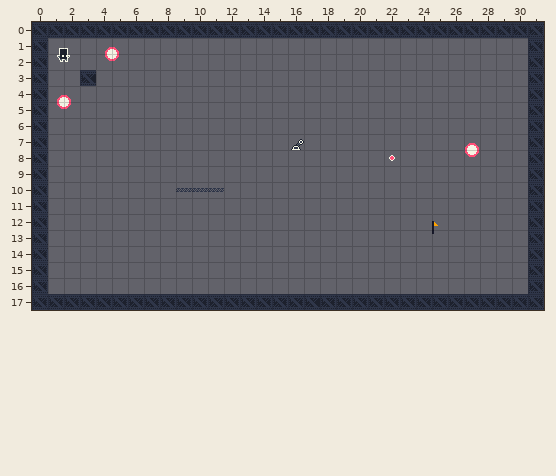
Tiled map -- core/assets/stages/stage_06.tmx. This is how it looked before the edit.
Cells are 16x16 px. Shown: x 0..31, y 0..17.
After the commit:
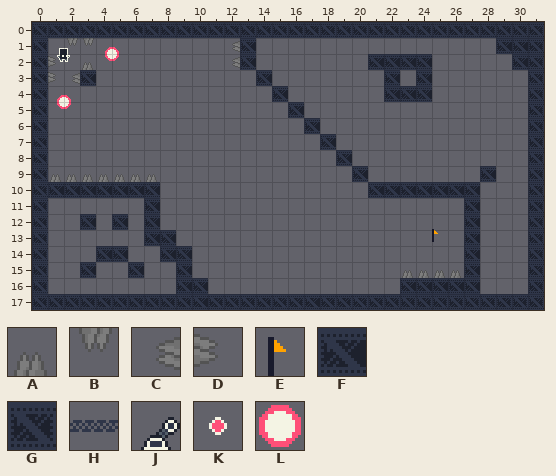
Key: from "Dungeon Sprites": A 131, B 131 turned 180, C 131 turned 270, D 131 turned 90, E 133; from "industrial.v2": F 19, G 53, H 137, J 261, K 329, L 525.
_ is an empty cell.
Objects are placed by their top-left corner, in cells (3,4 is the top-left corner of cell 3,4); size is 1x1 cell unless given.
Change:
Layer "details":
The edit adds tile A in row 2 at x 3; in row 9 at x 1 to 7; in row 15 at x 23 to 26.
The edit adds tile B in row 1 at x 2 to 3.
The edit adds tile C in rows 1 to 2 at x 12; in row 3 at x 2.
The edit adds tile D in rows 2 to 3 at x 1.
Tile G gives way to tile F in row 17 at x 10.
The edit adds tile F in row 1 at x 13 and 29 to 30; in row 2 at x 13, 21 to 24 and 30; in row 3 at x 14, 22 and 24; in row 4 at x 15 and 22 to 24; in row 5 at x 16; in row 6 at x 17.
The edit adds tile F in row 7 at x 18; in row 8 at x 19; in row 9 at x 20 and 28; in row 10 at x 1 to 7 and 21 to 27; in row 11 at x 7 and 27; in row 12 at x 3, 5, 7 and 27.
The edit adds tile F in row 13 at x 7 to 8 and 27; in row 14 at x 4 to 5, 8 to 9 and 27; in row 15 at x 3, 6, 9 and 27; in row 16 at x 9 to 10 and 23 to 27.
Layer "objects":
Object E "goal" at 24.8,12.2 becomes E "goal" at 24.8,12.8.
Object J "switch_1" at 16,7 is removed.
Object L "gravity" at 27,7.5 is removed.
Object K "gravity_constant" at 22,8 is removed.
Object H "door_1" at 9,10 is removed.
Object H "door_1" at 10,10 is removed.
Object H "door_1" at 11,10 is removed.
